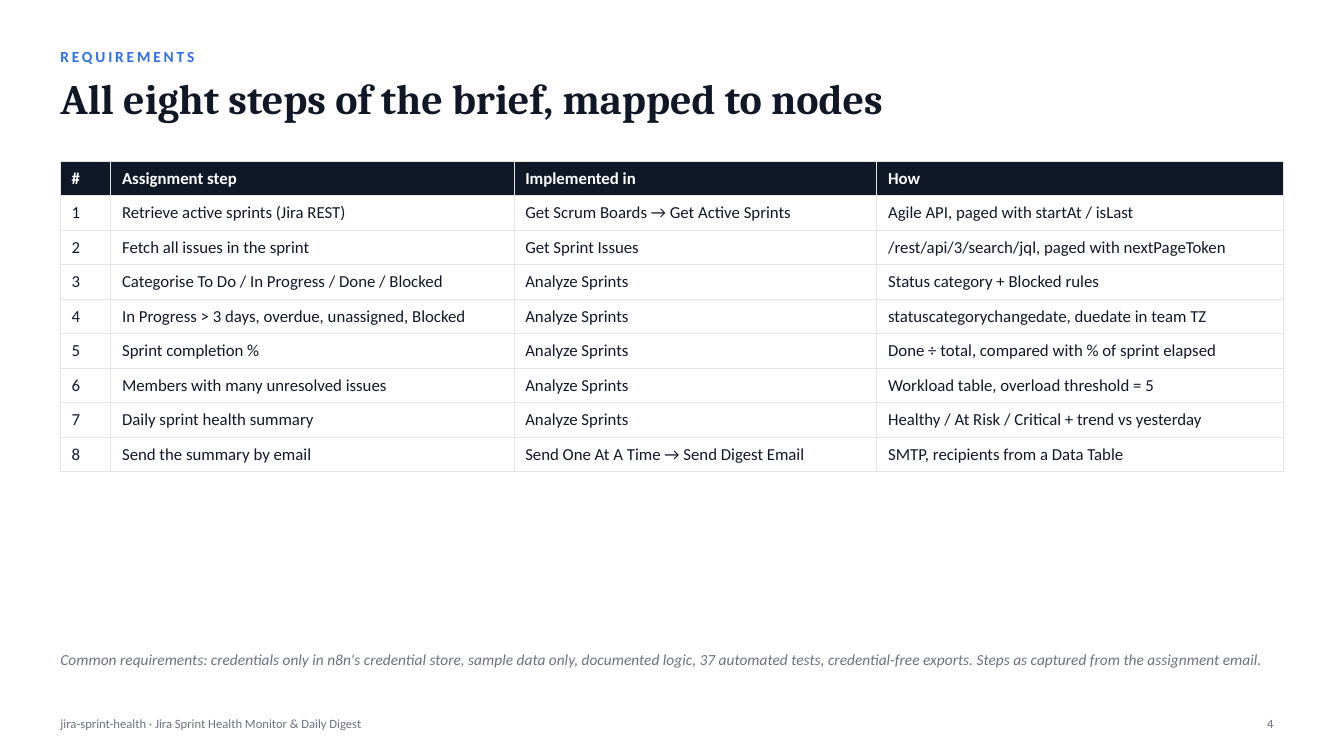
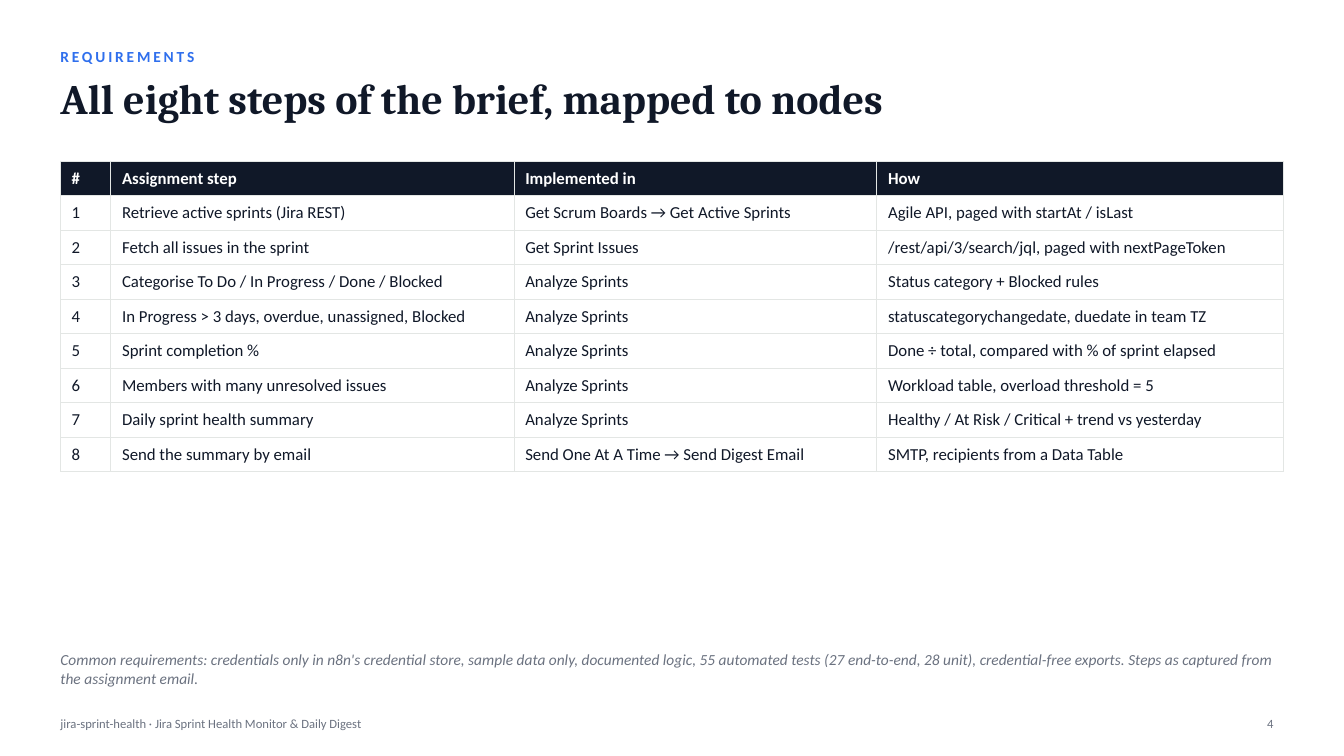
Before and after one commit to Chethan616/jira-sprint-health-n8n, a slide deck: slide 4 of deck/Jira-Sprint-Health-Monitor.pptx. Drawn at 1344x756 pixels with LibreOffice and Linux fonts; fonts in the diff are those of the drawing. Boxes give left, top, right and bottom in pixels: in the first picture for what was removed or moved away, otherwise in the second. Text is boxed around its words. In the diff, an @@ line names an element or a change of style, - is before the commit and + after.

```diff
--- a/deck/Jira-Sprint-Health-Monitor.pptx
+++ b/deck/Jira-Sprint-Health-Monitor.pptx
@@ text at [60, 654, 1272, 687]: text changed @@
-Common requirements: credentials only in n8n's credential store, sample data only, documented logic, 37 automated tests, credential-free exports. Steps as captured from the assignment email.
+Common requirements: credentials only in n8n's credential store, sample data only, documented logic, 55 automated tests (27 end-to-end, 28 unit), credential-free exports. Steps as captured from the assignment email.
```
Also in this commit, not shown: 10 other slides changed, 4 slides added, 25 other files.
